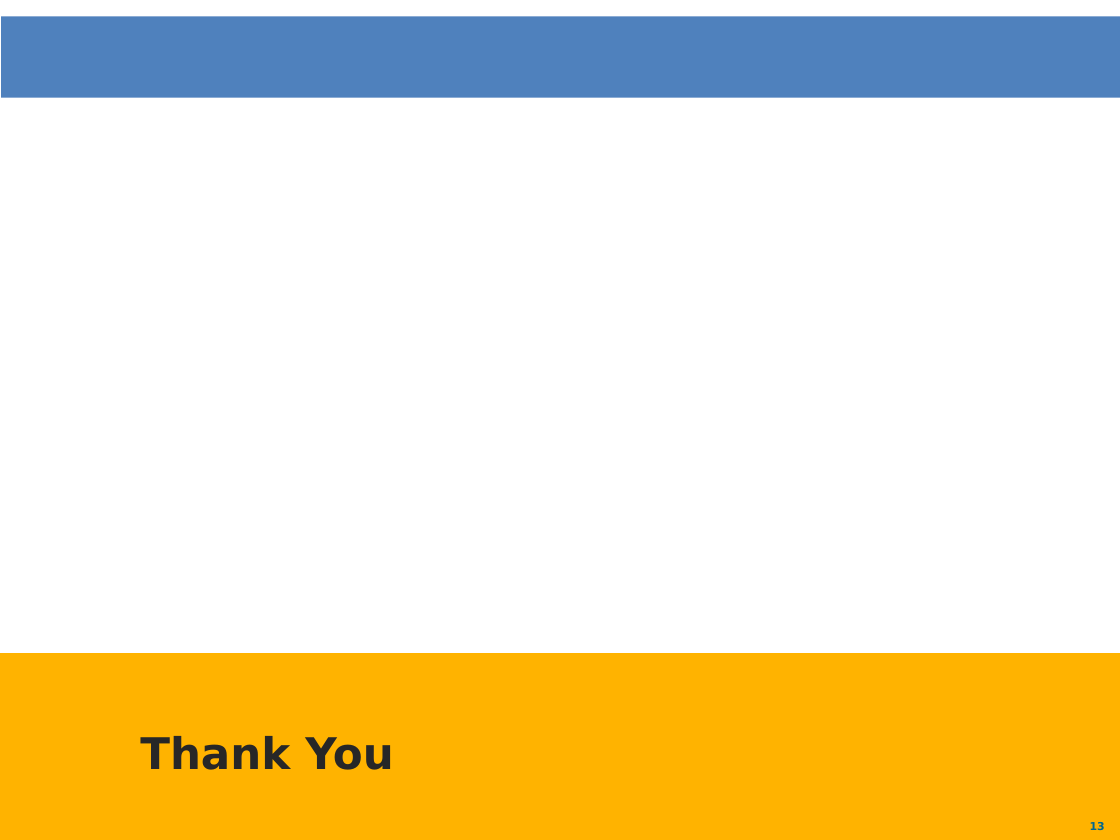
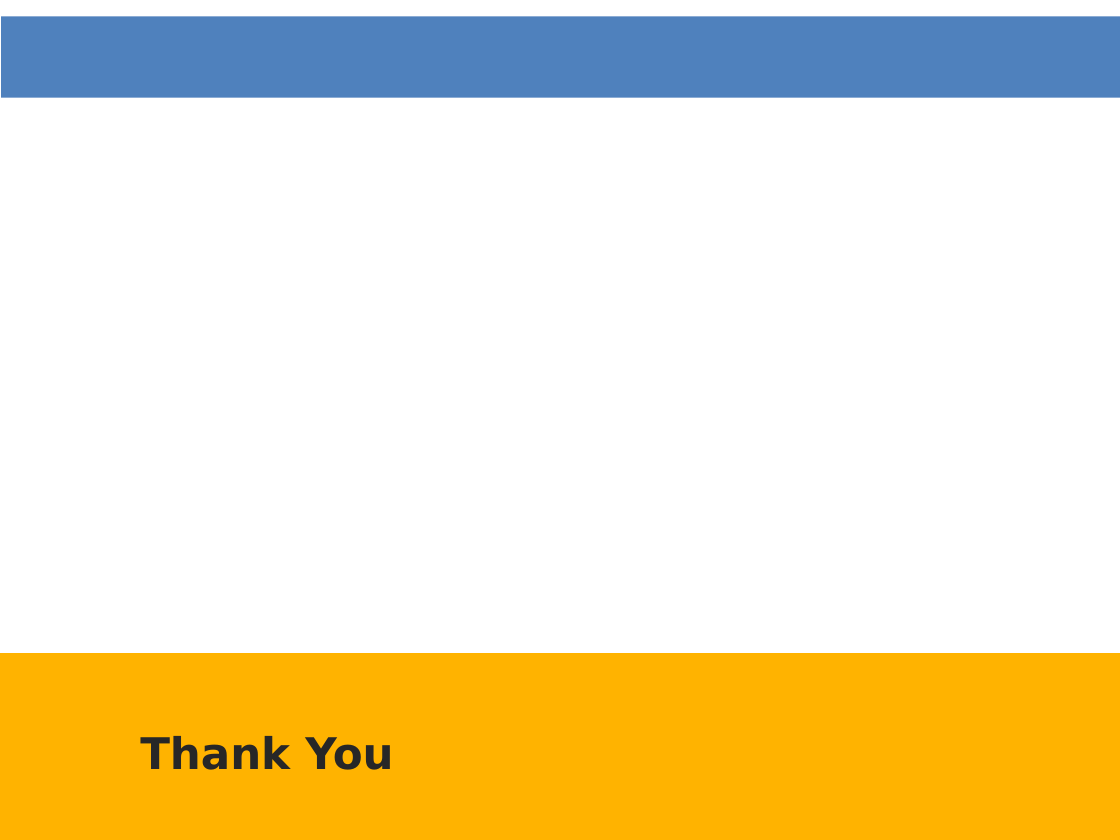
Before and after one commit to yaaminu/yennkasa-android, a slide deck: slide 13 of app-challenge presentation.pptx. Drawn at 1120x840 pixels with LibreOffice and Linux fonts; fonts in the diff are those of the drawing; background and template pictures are left out. Boxes give left, top, right and bottom in pixels: in the first picture for what was removed or moved away, otherwise in the second. Text is boxed around its words. In the diff, an @@ line names an element or a change of style, - is before the commit and + after.

```diff
--- a/app-challenge presentation.pptx
+++ b/app-challenge presentation.pptx
@@ page number removed at (1090,822,1105,830) @@
-13
```
Also in this commit, not shown: 8 other slides changed, 2 other files.
